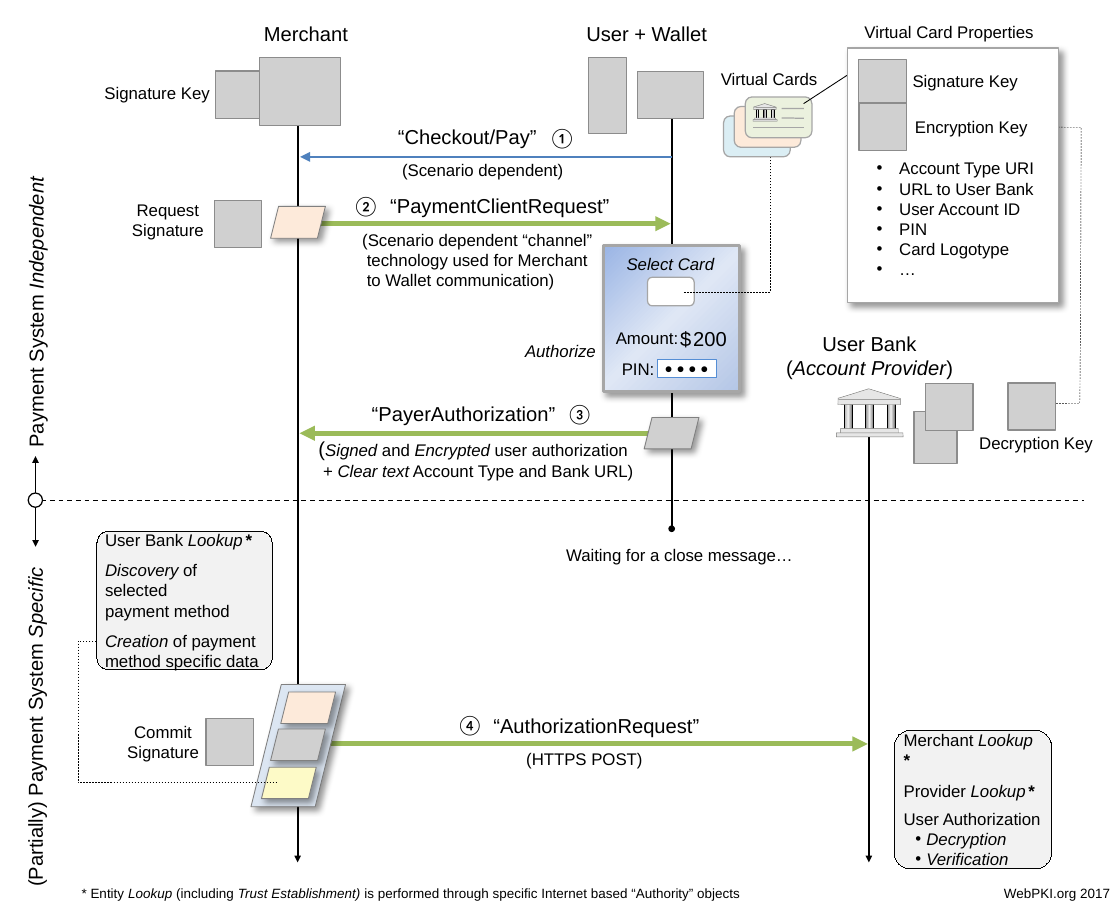
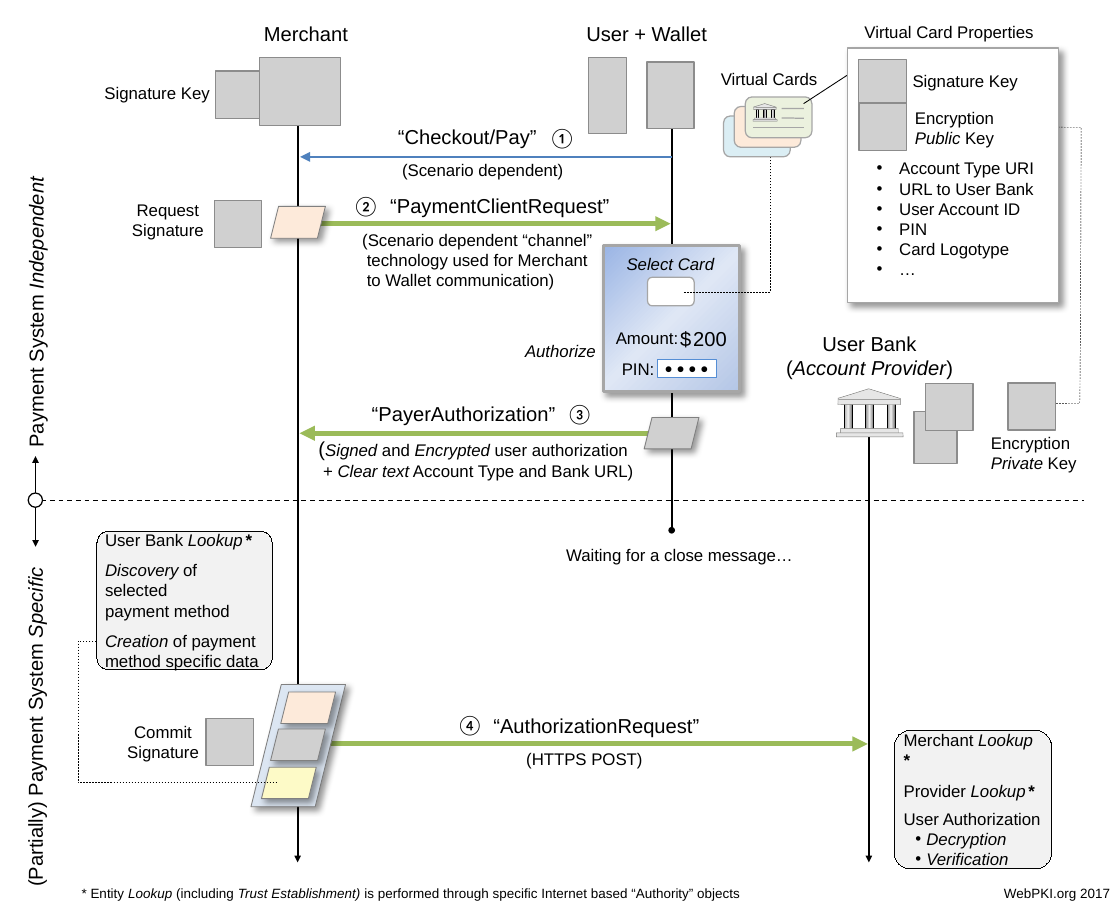
Before and after one commit to cyberphone/doc, a slide deck: slide 1 of saturn/saturn-authorization.pptx. Drawn at 1120x908 pixels with LibreOffice and Linux fonts; fonts in the diff are those of the drawing; grey boxes stand for pictures. Boxes give left, top, right and bottom in pixels: in the first picture for what was removed or moved away, otherwise in the second. Text is boxed around its words. In the diff, an @@ line names an element or a change of style, - is before the commit and + after.

Commit message:
Minor clarification on encryption

```diff
--- a/saturn/saturn-authorization.pptx
+++ b/saturn/saturn-authorization.pptx
@@ picture at [647,62,694,128]: rotation 90 to 180 degrees @@
@@ text at [915,111,994,148]: text changed @@
-Encryption Key
+Encryption
+Public Key
@@ arrow moved from (672, 114) - (672, 529) to (672, 125) - (672, 530) @@
@@ text at [991,436,1077,473]: text changed @@
-Decryption Key
+Encryption
+Private Key
```
Also in this commit, not shown: 3 other files.
